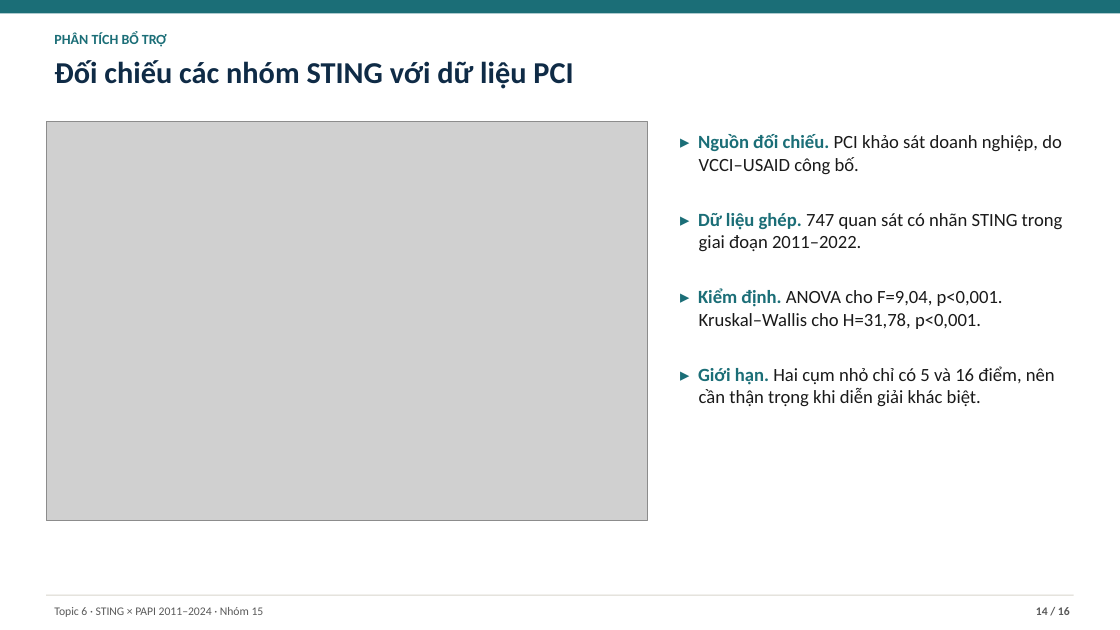
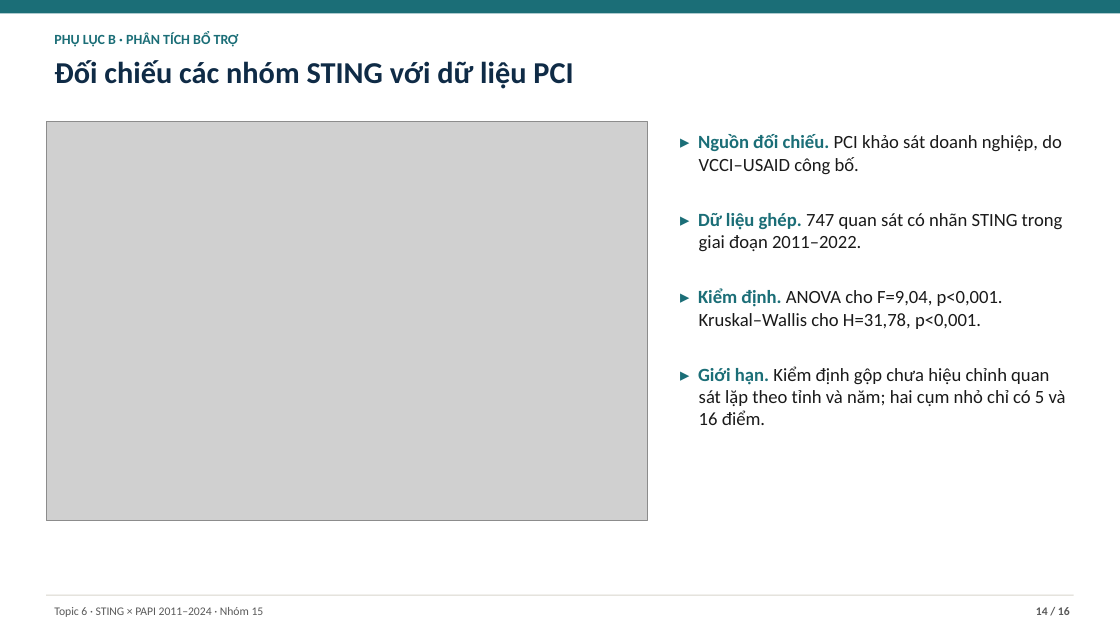
Before and after one commit to JasonTM17/Grid_Based_Sociology, a slide deck: slide 14 of slides/final.pptx. Drawn at 1120x630 pixels with LibreOffice and Linux fonts; fonts in the diff are those of the drawing; grey boxes stand for pictures. Boxes give left, top, right and bottom in pixels: in the first picture for what was removed or moved away, otherwise in the second. Text is boxed around its words. In the diff, an @@ line names an element or a change of style, - is before the commit and + after.

```diff
--- a/slides/final.pptx
+++ b/slides/final.pptx
@@ text at bbox=[54, 33, 238, 47]: text changed @@
-PHÂN TÍCH BỔ TRỢ
+PHỤ LỤC B · PHÂN TÍCH BỔ TRỢ
@@ text at bbox=[698, 366, 1066, 425]: text changed @@
-▸ Giới hạn. Hai cụm nhỏ chỉ có 5 và 16 điểm, nên cần thận trọng khi diễn giải khác biệt.
+▸ Giới hạn. Kiểm định gộp chưa hiệu chỉnh quan sát lặp theo tỉnh và năm; hai cụm nhỏ chỉ có 5 và 16 điểm.
```
Also in this commit, not shown: 5 other slides changed, 28 other files.
